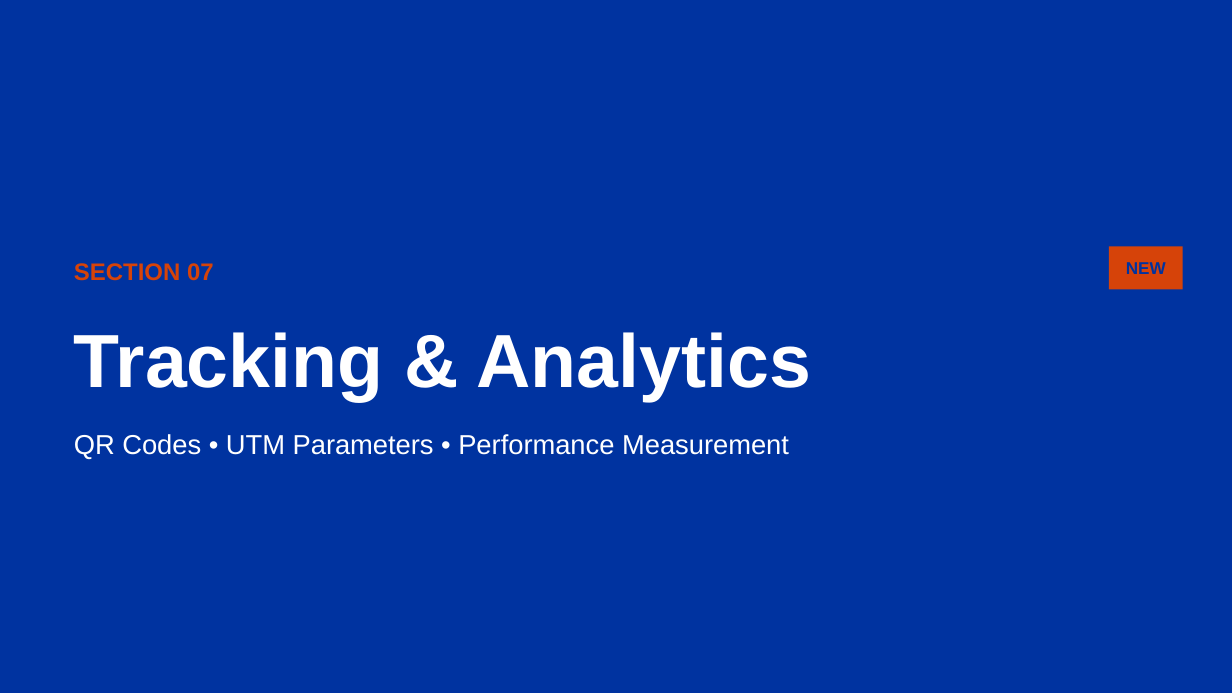
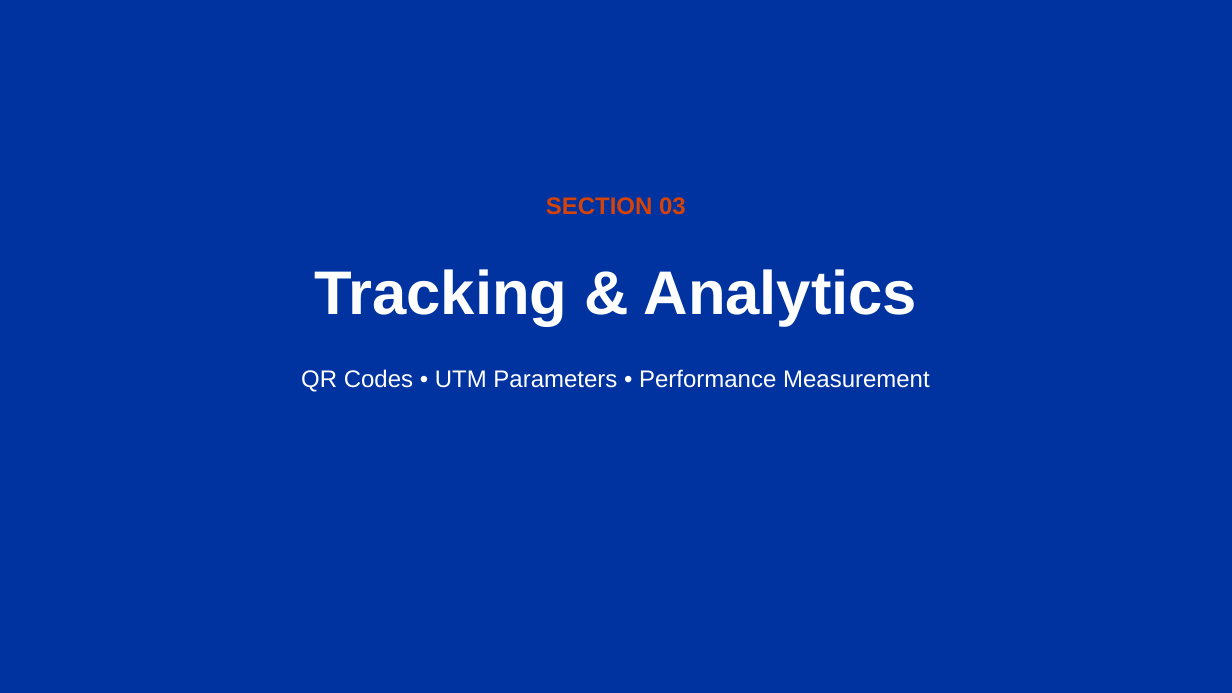
Before and after one commit to BenHowerton/RHM-Marketing-Handbook, a slide deck: slide 36 of COBE Marketing Playbook Updated After Comments.pptx (slide 26 before the commit). Drawn at 1232x693 pixels with LibreOffice and Linux fonts; fonts in the diff are those of the drawing. Boxes give left, top, right and bottom in pixels: in the first picture for what was removed or moved away, otherwise in the second. Text is boxed around its words. In the diff, an @@ line names an element or a change of style, - is before the commit and + after.

```diff
--- a/COBE Marketing Playbook Updated After Comments.pptx
+++ b/COBE Marketing Playbook Updated After Comments.pptx
@@ text "SECTION 03" at bbox=[546, 197, 686, 215]: vertical alignment middle to top @@
@@ text at bbox=[546, 197, 686, 215]: text changed @@
-SECTION 07
+SECTION 03
@@ text "Tracking & Analytics": place and size @@
-text "Tracking & Analytics" at bbox=[74, 332, 811, 401]
+text "Tracking & Analytics" at bbox=[314, 269, 918, 325]
@@ text "Tracking & Analytics" at bbox=[314, 269, 918, 325]: size 44 to 36 pt; alignment left to centre; vertical alignment middle to top @@
@@ rectangle removed at bbox=[1109, 246, 1183, 290] @@
-NEW
@@ text "QR Codes • UTM Parameters ...": place and size @@
-text "QR Codes • UTM Parameters ..." at bbox=[74, 434, 789, 459]
+text "QR Codes • UTM Parameters ..." at bbox=[301, 369, 930, 392]
@@ text "QR Codes • UTM Parameters ..." at bbox=[301, 369, 930, 392]: size 16 to 14 pt; alignment left to centre; vertical alignment middle to top @@
```
Also in this commit, not shown: 24 other slides changed, 20 slides added, 12 slides removed.
